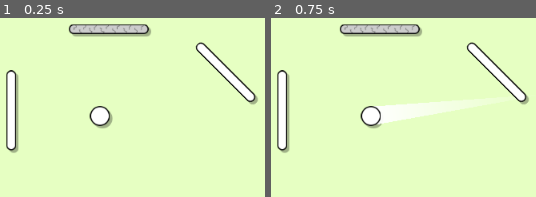
Above: before the commit, frames 1-2 (left to right).
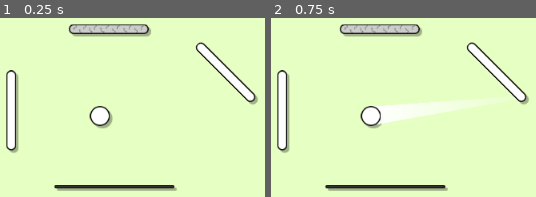
Above: after the commit, the same moments.

Repository: WirelessNine/Re-Cochet
Game: Godot game, scene res://scenes/main/main.tscn
The game is run twice, just before and just after one commit, with the same random seed, the same clock (stepped at 60 frames per second) and the same inputs.
Inputs (mouse positions are in pixels of both pictures, inside the frame that each line leads up to):
- Up to frame 1 (0.25 s): no input
- Up to frame 2 (0.75 s): tap Enter (ui_accept) at 0.5 s; move the mouse to (outside the picture) at 0.52 s; tap I at 0.6 s; click (outside the picture) at 0.67 s

The runs differ from the first frame. In frame 1, 1.5% of the frame differs, in the area x 20-67%, y 93-97%; in frame 2, 1.5%.

Commit message:
Add string wall

Diff:
--- a/assets/spritesheets/main_spritesheet.svg
+++ b/assets/spritesheets/main_spritesheet.svg
@@ -24,9 +24,9 @@
      inkscape:deskcolor="#d1d1d1"
      inkscape:document-units="mm"
      showgrid="true"
-     inkscape:zoom="2.8284271"
-     inkscape:cx="119.14749"
-     inkscape:cy="58.159533"
+     inkscape:zoom="2"
+     inkscape:cx="238"
+     inkscape:cy="79.75"
      inkscape:window-width="1920"
      inkscape:window-height="1009"
      inkscape:window-x="-8"
@@ -82,5 +82,14 @@
          d="m 63.764913,31.750164 c 0.03708,-0.715042 -0.118993,-0.615953 0.523431,-1.044237 0.104785,-0.06986 0.225824 …(6930 unchanged characters)…
          inkscape:label="cracks" />
     </g>
+    <rect
+       style="fill:#313131;fill-opacity:1;stroke:#000000;stroke-width:0.396875;stroke-linecap:round;stroke-linejoin:round;stroke-dasharray:none;stroke-opacity:1;paint-order:markers fill stroke"
+       id="rect17"
+       width="1.257534"
+       height="50.403126"
+       x="67.93177"
+       y="0.1984375"
+       ry="0.73598397"
+       rx="0.62876701" />
   </g>
 </svg>
--- /dev/null
+++ b/resources/materials/vibration.gdshader
@@ -0,0 +1,25 @@
+shader_type canvas_item;
+
+uniform float amplitude : hint_range(0.0, 50.0, 0.1) = 8.0;
+uniform float frequency : hint_range(0.0, 20.0, 0.1) = 1.0;
+uniform float speed : hint_range(0.0, 100.0, 0.1) = 45.0;
+uniform float damping : hint_range(0.0, 10.0, 0.1) = 0.0;
+uniform float pluck_time = 0.0;
+
+void fragment() {
+	vec2 uv = UV;
+
+	float pin_mask = sin(uv.y * PI);
+
+	float elapsed = max(0.0, TIME - pluck_time);
+	float decay = exp(-damping * elapsed);
+
+	float wave = sin(TIME * speed) * amplitude * pin_mask * decay;
+	uv.x += wave;
+
+	if (uv.x < 0.0 || uv.x > 1.0) {
+		COLOR = vec4(0.0);
+	} else {
+		COLOR = texture(TEXTURE, uv);
+	}
+}
--- /dev/null
+++ b/resources/materials/vibration_material.tres
@@ -0,0 +1,11 @@
+[gd_resource type="ShaderMaterial" format=3 uid="uid://del2uol8ofq3u"]
+
+[ext_resource type="Shader" uid="uid://wew2ccxpadq0" path="res://resources/materials/vibration.gdshader" id="1_opv6r"]
+
+[resource]
+shader = ExtResource("1_opv6r")
+shader_parameter/amplitude = 8.0
+shader_parameter/frequency = 1.0
+shader_parameter/speed = 45.0
+shader_parameter/damping = 0.0
+shader_parameter/pluck_time = 0.0
--- /dev/null
+++ b/resources/textures/obstacles/string.tres
@@ -0,0 +1,7 @@
+[gd_resource type="AtlasTexture" format=3 uid="uid://cjw3nexaf1vw0"]
+
+[ext_resource type="Texture2D" uid="uid://d2cblomikvyg0" path="res://assets/spritesheets/main_spritesheet.svg" id="1_8nqtv"]
+
+[resource]
+atlas = ExtResource("1_8nqtv")
+region = Rect2(256, 0, 6, 192)
--- a/scenes/levels/level_01.tscn
+++ b/scenes/levels/level_01.tscn
@@ -4,6 +4,7 @@
 [ext_resource type="Script" uid="uid://du4roo37xvmjx" path="res://scenes/levels/level_01.gd" id="1_uvc87"]
 [ext_resource type="PackedScene" uid="uid://ipnpybmkm30b" path="res://scenes/obstacles/wall.tscn" id="2_i2aat"]
 [ext_resource type="PackedScene" uid="uid://7a6ncqx86fmf" path="res://scenes/obstacles/weak_wall.tscn" id="3_2djvx"]
+[ext_resource type="PackedScene" uid="uid://bmm0nbe82ftka" path="res://scenes/obstacles/string.tscn" id="5_qdh5e"]
 
 [node name="Level01" type="Node2D" unique_id=1967266403]
 script = ExtResource("1_uvc87")
@@ -24,3 +25,9 @@
 [node name="WeakWall" parent="." unique_id=2105004682 instance=ExtResource("3_2djvx")]
 position = Vector2(14, -139)
 rotation = 1.5707964
+
+[node name="String" parent="." unique_id=1139074267 node_paths=PackedStringArray("target_obstacle") instance=ExtResource("5_qdh5e")]
+position = Vector2(23, 113)
+rotation = 1.5707964
+target_obstacle = NodePath("../Wall2")
+move_offset = Vector2(0, -50)
--- /dev/null
+++ b/scenes/obstacles/string.gd
@@ -0,0 +1,46 @@
+extends Obstacle2D
+
+const RANDOM_RANGE: int = 5
+
+var activated: bool = false
+@onready var sprite: Sprite2D = %Sprite
+@onready var shadow: Sprite2D = %Shadow
+@onready var collision_shape: CollisionShape2D = %CollisionShape
+
+@export var target_obstacle: Obstacle2D
+@export var move_offset: Vector2
+
+
+func _touched() -> void:
+	if activated:
+		return
+
+	activated = true
+	collision_shape.set_deferred(&"disabled", true)
+	shadow.hide()
+
+	_handle_target_obstacle()
+
+	var tween: Tween = create_tween()
+
+	tween.tween_property(sprite, ^"modulate:a", 0.0, 0.3)
+
+	for x: int in 15:
+		sprite.position = Vector2.ZERO
+		sprite.position = sprite.position.lerp(
+			Vector2(
+				randf_range(-RANDOM_RANGE, RANDOM_RANGE),
+				randf_range(-RANDOM_RANGE, RANDOM_RANGE),
+			),
+			0.5,
+		)
+		await get_tree().physics_frame
+
+
+func _handle_target_obstacle() -> void:
+	if not target_obstacle:
+		return
+
+	var tween: Tween = create_tween().set_ease(Tween.EASE_OUT).set_trans(Tween.TRANS_CUBIC)
+
+	tween.tween_property(target_obstacle, ^"position", move_offset, 0.2).as_relative()
--- /dev/null
+++ b/scenes/obstacles/string.tscn
@@ -0,0 +1,29 @@
+[gd_scene format=3 uid="uid://bmm0nbe82ftka"]
+
+[ext_resource type="Script" uid="uid://bniexn1cch48y" path="res://scenes/obstacles/string.gd" id="1_2hhs6"]
+[ext_resource type="Texture2D" uid="uid://cjw3nexaf1vw0" path="res://resources/textures/obstacles/string.tres" id="2_k5ec0"]
+[ext_resource type="Material" uid="uid://bipoqgphw5eb0" path="res://resources/materials/drop_shadow_material.tres" id="3_2hhs6"]
+
+[sub_resource type="RectangleShape2D" id="RectangleShape2D_as85p"]
+size = Vector2(6, 192)
+
+[node name="String" type="AnimatableBody2D" unique_id=1139074267]
+z_index = -1
+collision_layer = 2
+script = ExtResource("1_2hhs6")
+metadata/_custom_type_script = "uid://dogfxl7fhdon2"
+
+[node name="Sprite" type="Sprite2D" parent="." unique_id=1534297321]
+unique_name_in_owner = true
+texture = ExtResource("2_k5ec0")
+
+[node name="Shadow" type="Sprite2D" parent="Sprite" unique_id=537843980]
+unique_name_in_owner = true
+show_behind_parent = true
+material = ExtResource("3_2hhs6")
+texture = ExtResource("2_k5ec0")
+
+[node name="CollisionShape" type="CollisionShape2D" parent="." unique_id=1813367373]
+unique_name_in_owner = true
+shape = SubResource("RectangleShape2D_as85p")
+debug_color = Color(0, 0.5950001, 0.7, 0)
--- a/scenes/obstacles/weak_wall.tscn
+++ b/scenes/obstacles/weak_wall.tscn
@@ -29,7 +29,7 @@
 radial_velocity_max = 53.759975
 gravity = Vector3(0, 0, 0)
 scale_curve = SubResource("CurveTexture_syx3y")
-color = Color(1, 1, 1, 0.2784314)
+color = Color(1, 1, 1, 0.45882353)
 
 [node name="WeakWall" type="AnimatableBody2D" unique_id=2105004682]
 script = ExtResource("1_uhc7g")
--- a/scenes/player/ball.gd
+++ b/scenes/player/ball.gd
@@ -80,3 +80,8 @@
 
 		if collider is Obstacle2D:
 			collider._touched()
+
+
+func _on_area_body_entered(body: Node2D) -> void:
+	if body is Obstacle2D:
+		body._touched()
--- a/scenes/player/ball.tscn
+++ b/scenes/player/ball.tscn
@@ -13,6 +13,9 @@
 
 [sub_resource type="Gradient" id="Gradient_syx3y"]
 colors = PackedColorArray(1, 1, 1, 1, 1, 1, 1, 0)
+
+[sub_resource type="CircleShape2D" id="CircleShape2D_syx3y"]
+radius = 14.035668
 
 [node name="Ball" type="CharacterBody2D" unique_id=765945013]
 motion_mode = 1
@@ -39,3 +42,12 @@
 width_curve = SubResource("Curve_as85p")
 gradient = SubResource("Gradient_syx3y")
 antialiased = true
+
+[node name="Area" type="Area2D" parent="." unique_id=1438773471]
+collision_layer = 0
+collision_mask = 2
+
+[node name="CollisionShape2D" type="CollisionShape2D" parent="Area" unique_id=2069850441]
+shape = SubResource("CircleShape2D_syx3y")
+
+[connection signal="body_entered" from="Area" to="." method="_on_area_body_entered"]
Not shown, added: resources/materials/vibration.gdshader.uid
Not shown, added: scenes/obstacles/string.gd.uid
Not shown, changed: kanban_tasks_data.kanban
